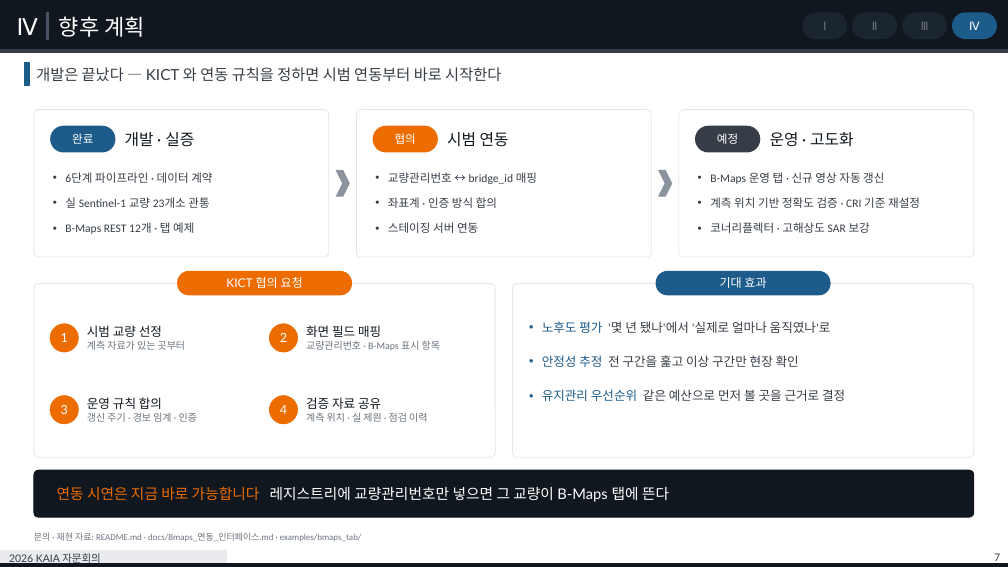
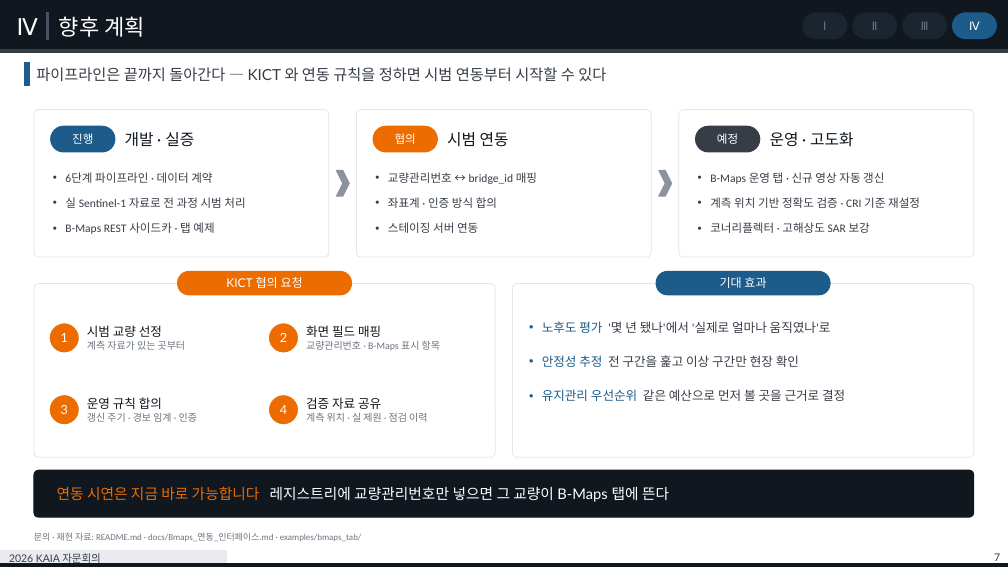
Before and after one commit to tjddnr8334-sudo/inframon, a slide deck: slide 7 of docs/KICT_Bmaps_Inframon_연구개발_7p_1.pptx. Drawn at 1008x567 pixels with LibreOffice and Linux fonts; fonts in the diff are those of the drawing. Boxes give left, top, right and bottom in pixels: in the first picture for what was removed or moved away, otherwise in the second. Text is boxed around its words. In the diff, an @@ line names an element or a change of style, - is before the commit and + after.

```diff
--- a/docs/KICT_Bmaps_Inframon_연구개발_7p_1.pptx
+++ b/docs/KICT_Bmaps_Inframon_연구개발_7p_1.pptx
@@ text at (36, 67, 606, 81): text changed @@
-개발은 끝났다 — KICT 와 연동 규칙을 정하면 시범 연동부터 바로 시작한다
+파이프라인은 끝까지 돌아간다 — KICT 와 연동 규칙을 정하면 시범 연동부터 시작할 수 있다
@@ text at (72, 133, 93, 144): text changed @@
-완료
+진행
@@ text at (65, 197, 245, 234): text changed @@
-• 실 Sentinel-1 교량 23개소 관통
-• B-Maps REST 12개 · 탭 예제
+• 실 Sentinel-1 자료로 전 과정 시범 처리
+• B-Maps REST 사이드카 · 탭 예제
```
Also in this commit, not shown: 3 other slides changed, 3 other files.
